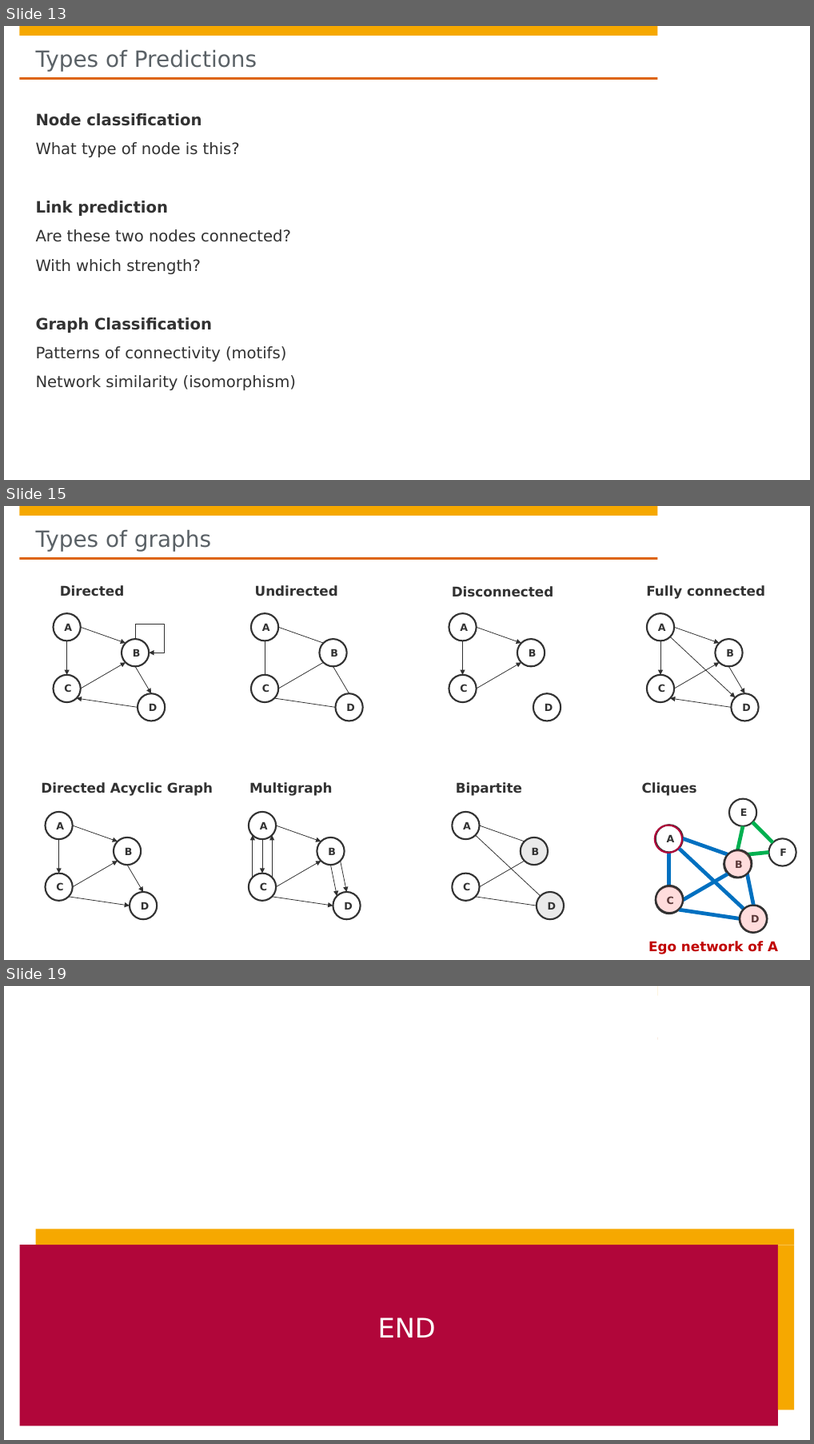
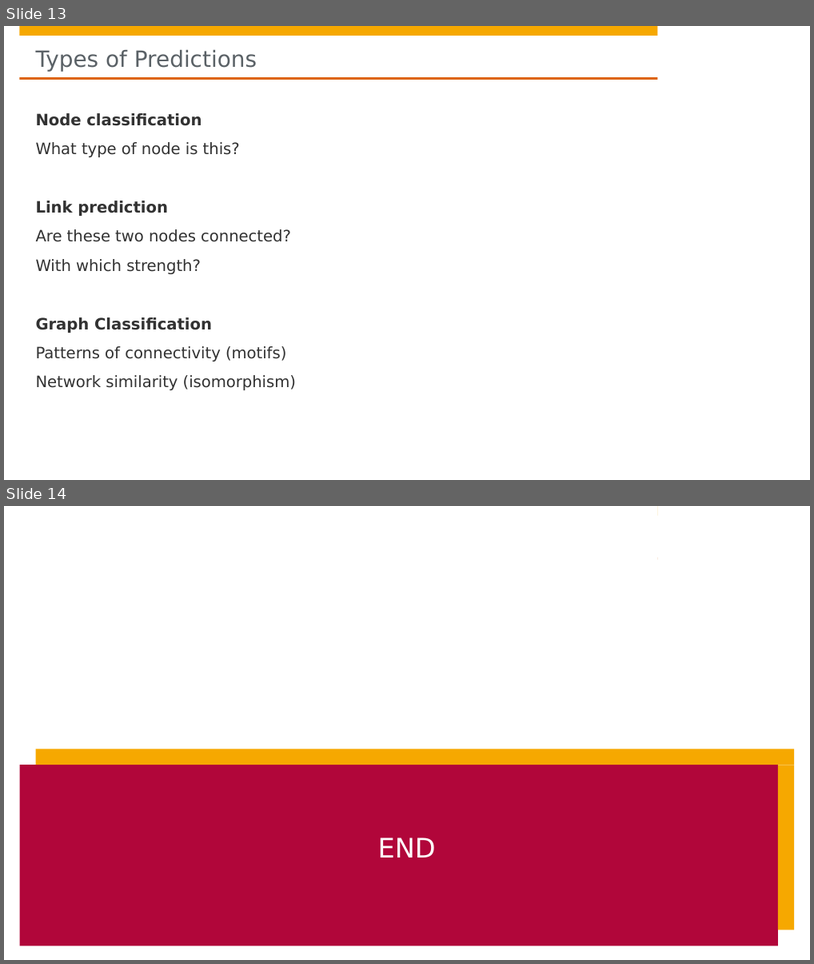
Before and after one commit to hpi-sam/Spatio-Temporal-Graphs, a slide deck: slides/1. Planning_Organization.pptx. Shown one above the other, each under a label of ours: slides 13, 15 and 19 before the commit, slides 13 and 14 after it; the slides between them are not shown. The pictures are 814x1444 and 814x964 pixels, drawn with LibreOffice and Linux fonts; fonts in the diff are those of the drawing; background and template pictures are left out. Boxes give left, top, right and bottom in pixels: in the first picture for what was removed or moved away, otherwise in the second. Text is boxed around its words. In the diff, an @@ line names an element or a change of style, - is before the commit and + after.

Commit message:
updated slides

```diff
--- a/slides/1. Planning_Organization.pptx
+++ b/slides/1. Planning_Organization.pptx
@@ slide 15 removed at box(4, 506, 810, 960), background #FFFFFF; not listed: 4 template elements that a slide beside it also shows @@
@@ title removed at box(36, 530, 211, 552) @@
-Types of graphs
@@ text removed at box(60, 585, 125, 596) @@
-Directed
@@ text removed at box(255, 585, 338, 596) @@
-Undirected
@@ text removed at box(452, 586, 554, 597) @@
-Disconnected
@@ text removed at box(646, 585, 766, 599) @@
-Fully connected
@@ elbow arrow removed from (135, 639) to (149, 652) @@
@@ group removed at box(647, 613, 759, 720): 6 arrows, 4 ellipses @@
-A
-C
-B
-D
@@ group removed at box(53, 613, 165, 720): 5 arrows, 4 ellipses @@
-A
-C
-B
-D
@@ group removed at box(251, 613, 362, 720): 5 lines, 4 ellipses @@
-A
-C
-B
-D
@@ group removed at box(450, 613, 561, 720): 4 ellipses, 3 arrows @@
-A
-C
-B
-D
@@ text removed at box(41, 782, 213, 796) @@
-Directed Acyclic Graph
@@ text removed at box(250, 782, 333, 796) @@
-Multigraph
@@ text removed at box(456, 782, 522, 796) @@
-Bipartite
@@ text removed at box(642, 782, 698, 796) @@
-Cliques
@@ group removed at box(249, 812, 360, 919): 8 arrows, 4 ellipses @@
-A
-C
-B
-D
@@ group removed at box(452, 812, 564, 919): 4 ellipses, 4 lines @@
-A
-C
-B
-D
@@ group removed at box(45, 812, 157, 919): 5 arrows, 4 ellipses @@
-A
-C
-B
-D
@@ group removed at box(656, 799, 797, 932): 9 lines, 6 ellipses @@
-A
-C
-B
-D
-E
-F
@@ group removed at box(649, 825, 778, 954): 4 ellipses, 1 text @@
-Ego network of A
@@ what was slide 19 is now slide 14 @@
```
Also in this commit, not shown: 4 other slides removed, 1 other file.
